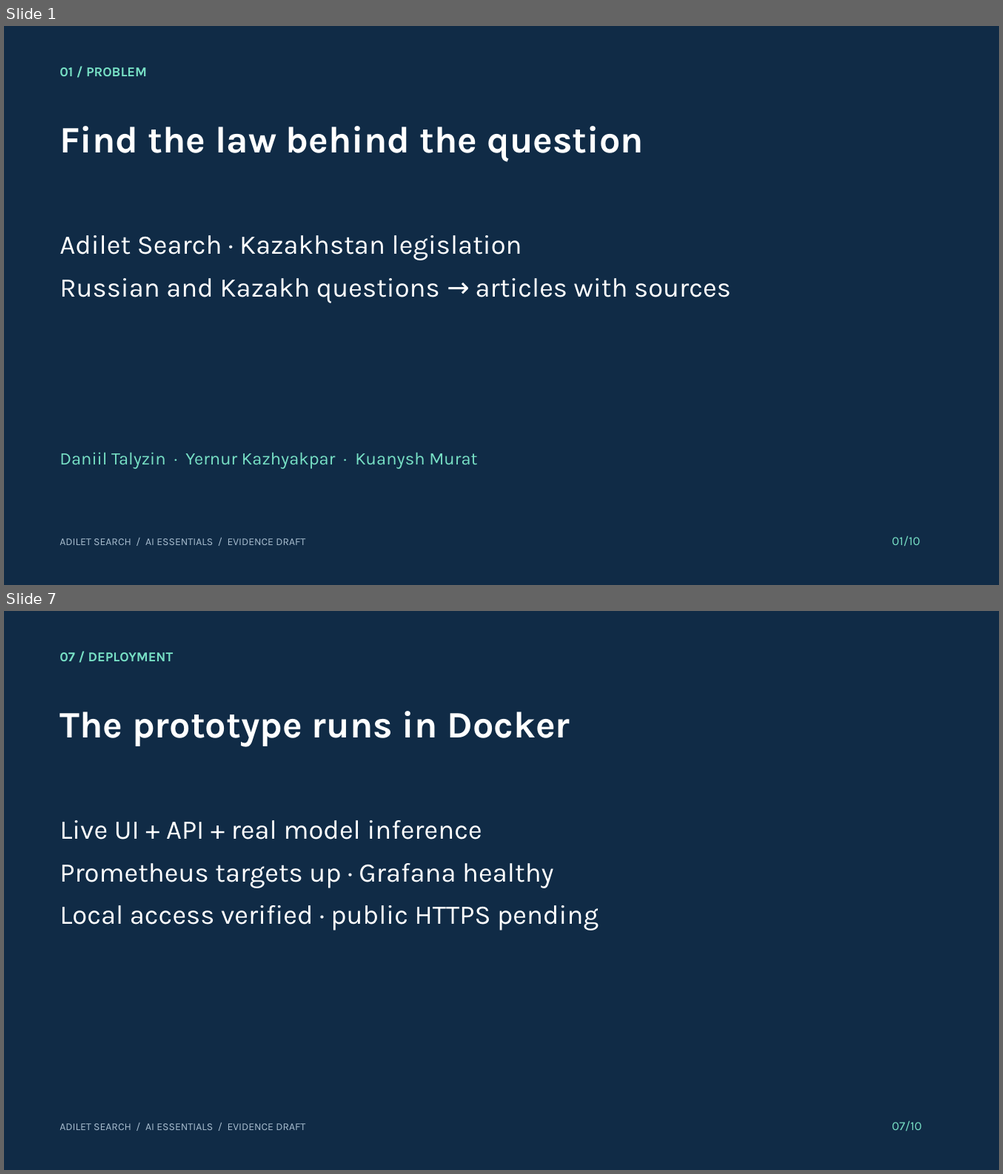
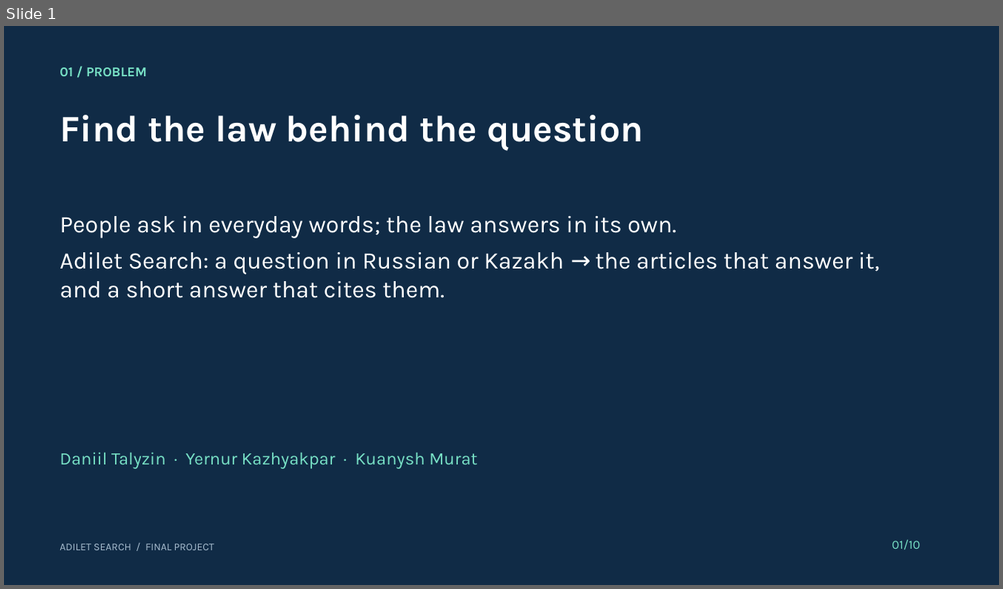
Before and after one commit to R0onen/adilet-search, a slide deck: docs/presentation/final_deck.pptx. Shown one above the other, each under a label of ours: slides 1 and 7 before the commit, slide 1 after it; the slides between them are not shown. The pictures are 1003x1174 and 1003x589 pixels, drawn with LibreOffice and Linux fonts; fonts in the diff are those of the drawing. Boxes give left, top, right and bottom in pixels: in the first picture for what was removed or moved away, otherwise in the second. Text is boxed around its words. In the diff, an @@ line names an element or a change of style, - is before the commit and + after.

Commit message:
docs: final evaluation, load test on the deployed corpus, model card for pipeline 1.0.0, presentation, guides and status

```diff
--- a/docs/presentation/final_deck.pptx
+++ b/docs/presentation/final_deck.pptx
@@ slide 7 removed at [4,611,999,1170], background #102B46 @@
@@ text removed at [60,652,173,661] @@
-07 / DEPLOYMENT
@@ text removed at [60,711,570,746] @@
-The prototype runs in Docker
@@ text removed at [60,820,598,931] @@
-Live UI + API + real model inference
-Prometheus targets up · Grafana healthy
-Local access verified · public HTTPS pending
@@ text removed at [891,1121,922,1131] @@
-07/10
@@ text removed at [60,1124,305,1130] @@
-ADILET SEARCH / AI ESSENTIALS / EVIDENCE DRAFT
@@ slide 1 changed as well @@
@@ text "Find the law behind the ..." at [60,115,643,150]: less space between paragraphs @@
@@ text "Find the law behind the ...": place and size @@
-text "Find the law behind the ..." at [60,126,643,161]
+text "Find the law behind the ..." at [60,115,643,150]
@@ text at [60,216,879,298]: text changed; size 26 to 23 pt @@
-Adilet Search · Kazakhstan legislation
-Russian and Kazakh questions → articles with sources
+People ask in everyday words; the law answers in its own.
+Adilet Search: a question in Russian or Kazakh → the articles that answer it, and a short answer that cites them.
@@ text "01/10" at [891,540,919,550]: less space between paragraphs @@
@@ text at [60,544,214,551]: text changed @@
-ADILET SEARCH / AI ESSENTIALS / EVIDENCE DRAFT
+ADILET SEARCH / FINAL PROJECT
```
Also in this commit, not shown: 1 other slide changed, 8 slides added, 7 other slides removed, 29 other files.
